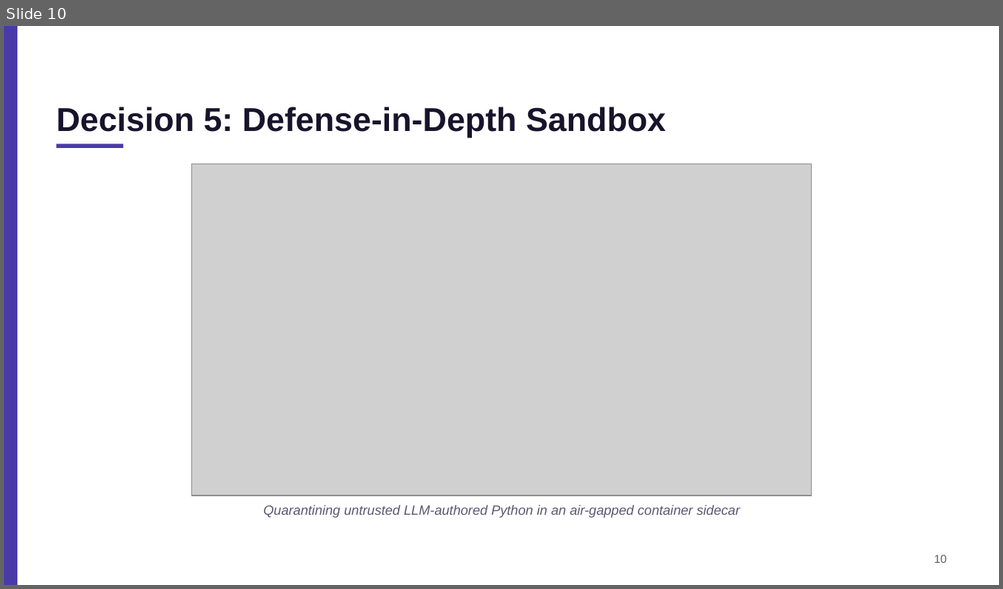
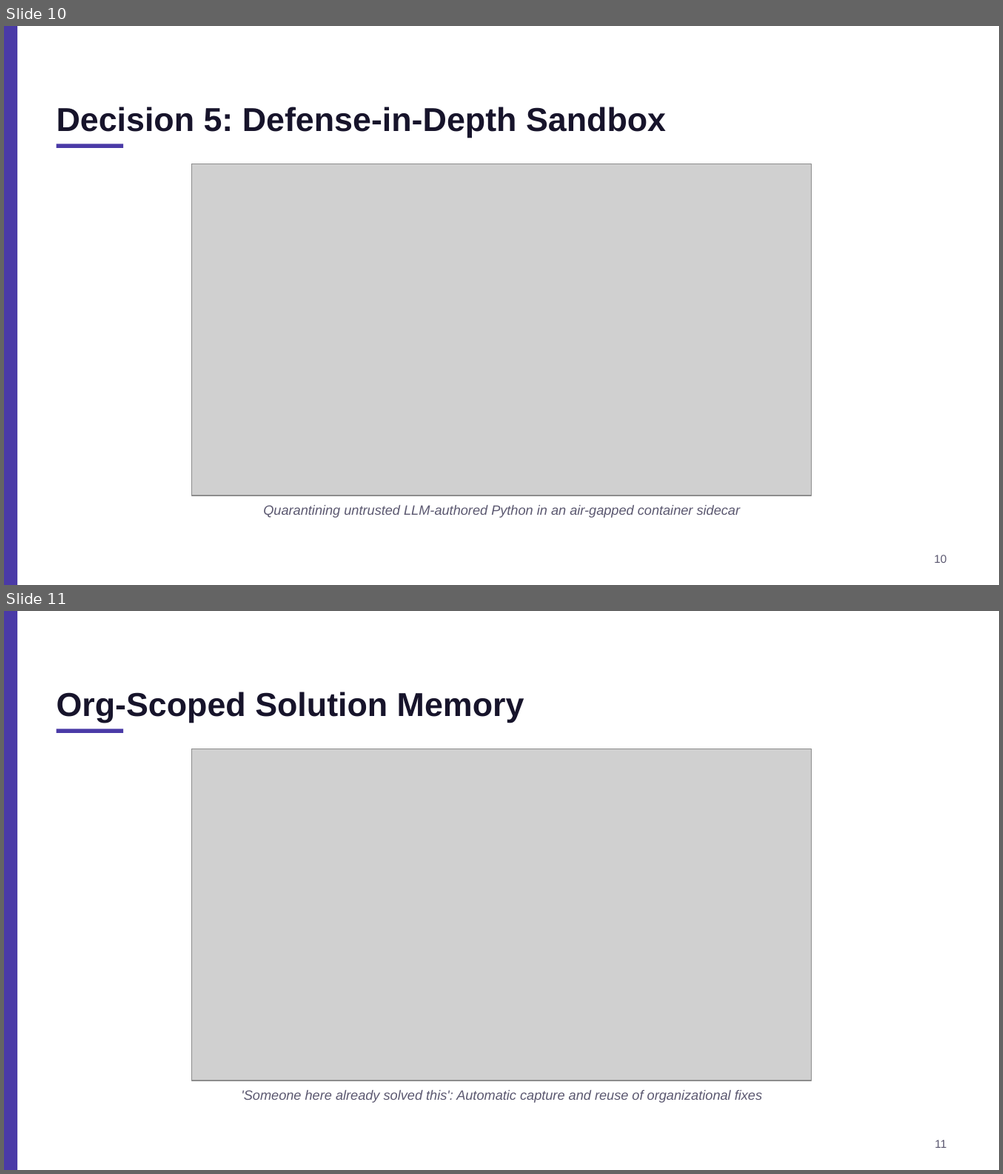
Before and after one commit to KaushalJainAI/AIAAS, a slide deck: AIAAS_Architecture_Technical_Overview.pptx. Shown one above the other, each under a label of ours: slide 10 before the commit, slides 10 and 11 after it. The pictures are 1003x589 and 1003x1174 pixels, drawn with LibreOffice and Linux fonts; fonts in the diff are those of the drawing; grey boxes stand for pictures. Boxes give left, top, right and bottom in pixels: in the first picture for what was removed or moved away, otherwise in the second. Text is boxed around its words. In the diff, an @@ line names an element or a change of style, - is before the commit and + after.

```diff
--- a/AIAAS_Architecture_Technical_Overview.pptx
+++ b/AIAAS_Architecture_Technical_Overview.pptx
@@ slide 11 added at [4,611,999,1170], background #FFFFFF @@
@@ rectangle added at [4,611,17,1170], fill #4A3AA7 @@
@@ text added at [57,692,524,723], 32 pt, text #17142B, bold @@
+Org-Scoped Solution Memory
@@ rectangle added at [57,729,123,733], fill #4A3AA7 @@
@@ picture added at [191,749,811,1081] @@
@@ text added at [241,1091,762,1103], 13 pt, text #5B5870, italic @@
+'Someone here already solved this': Automatic capture and reuse of organizational fixes
@@ text added at [934,1140,946,1148], 11 pt, text #5B5870 @@
+11
```
Also in this commit, not shown: 6 slides changed, 2 other slides added, 1 slide removed, 10 other files.
